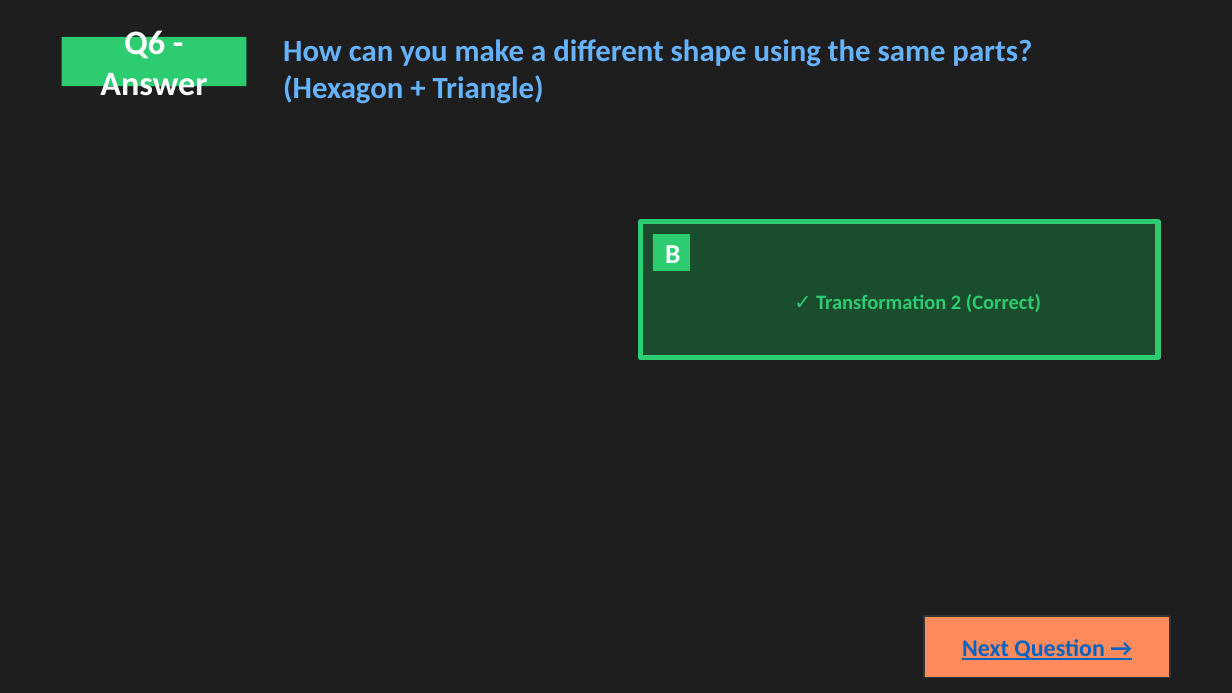
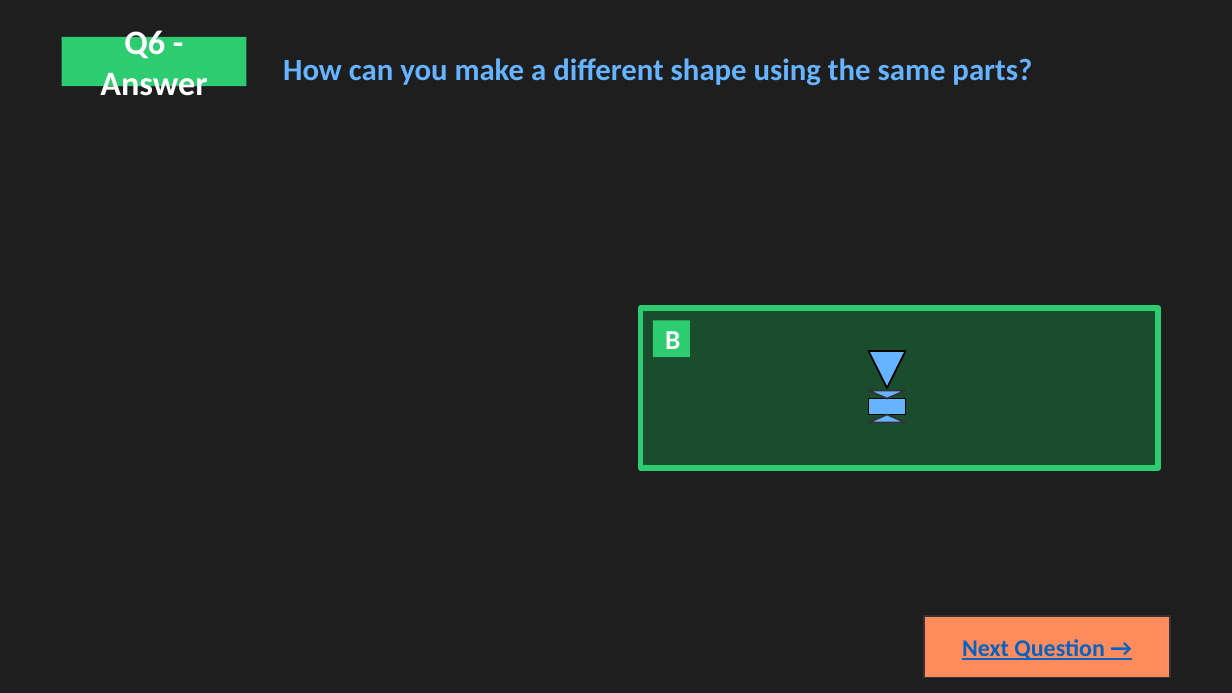
Before and after one commit to Regalx1/Math1-Quiz-Powerpoint, a slide deck: slide 12 of math-shapes-quiz-complete.pptx. Drawn at 1232x693 pixels with LibreOffice and Linux fonts; fonts in the diff are those of the drawing. Boxes give left, top, right and bottom in pixels: in the first picture for what was removed or moved away, otherwise in the second. Text is boxed around its words. In the diff, an @@ line names an element or a change of style, - is before the commit and + after.

```diff
--- a/math-shapes-quiz-complete.pptx
+++ b/math-shapes-quiz-complete.pptx
@@ text at (283,58,1032,86): text changed @@
-How can you make a different shape using the same parts? (Hexagon + Triangle)
+How can you make a different shape using the same parts?
@@ text removed at (816,294,1041,312) @@
-✓ Transformation 2 (Correct)
@@ rectangle: place and size @@
-rectangle at (641,222,1158,357)
+rectangle at (641,308,1158,468)
@@ rectangle "B": place and size @@
-rectangle "B" at (653,234,690,271)
+rectangle "B" at (653,320,690,357)
@@ triangle added at (869,351,906,388), fill #66B3FF, outline #000000 1 pt @@
@@ rectangle added at (869,399,906,415), fill #66B3FF, outline #000000 1 pt @@
@@ triangle added at (869,391,906,398), fill #66B3FF, outline #333333 1 pt @@
@@ triangle added at (869,414,906,421), fill #66B3FF, outline #333333 1 pt @@
```
Also in this commit, not shown: 3 other slides changed, 1 other file.
